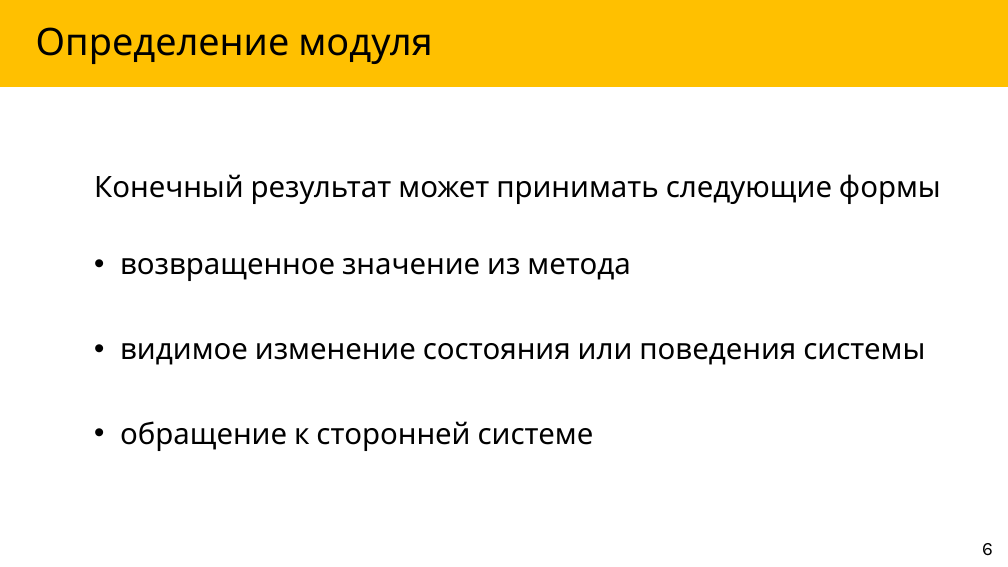
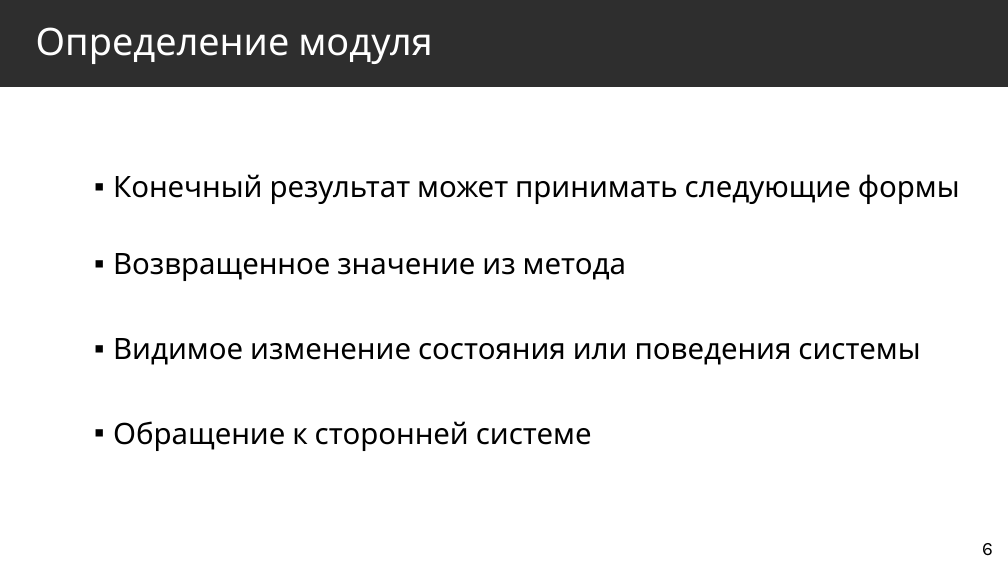
Before and after one commit to Markeli/BugsStrikesBack, a slide deck: slide 6 of docs/Markelow.UnitTests.pptx. Drawn at 1008x567 pixels with LibreOffice and Linux fonts; fonts in the diff are those of the drawing. Boxes give left, top, right and bottom in pixels: in the first picture for what was removed or moved away, otherwise in the second. Text is boxed around its words. In the diff, an @@ line names an element or a change of style, - is before the commit and + after.

Commit message:
Fixed theme and numeration in presentation

```diff
--- a/docs/Markelow.UnitTests.pptx
+++ b/docs/Markelow.UnitTests.pptx
@@ title "Определение модуля" at <box>0,0,1008,87</box>: text colour #000000 to #FFFFFF; fill #FFC000 to #2E2E2E @@
@@ text at <box>113,174,960,204</box>: bullet none to ▪ @@
@@ text at <box>113,253,920,451</box>: text changed @@
-• возвращенное значение из метода
-• видимое изменение состояния или поведения системы
-• обращение к сторонней системе
+▪ Возвращенное значение из метода
+▪ Видимое изменение состояния или поведения системы
+▪ Обращение к сторонней системе
```
Also in this commit, not shown: 45 other slides changed, 7 slides added, 8 slides removed.
